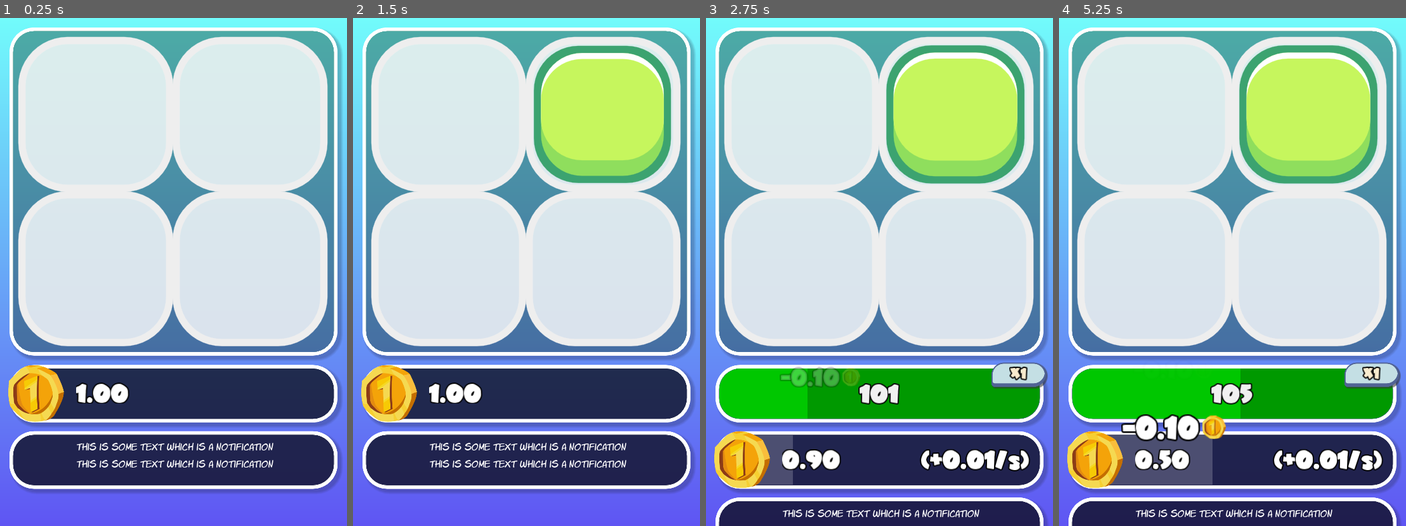
Above: before the commit, frames 1-4 (left to right).
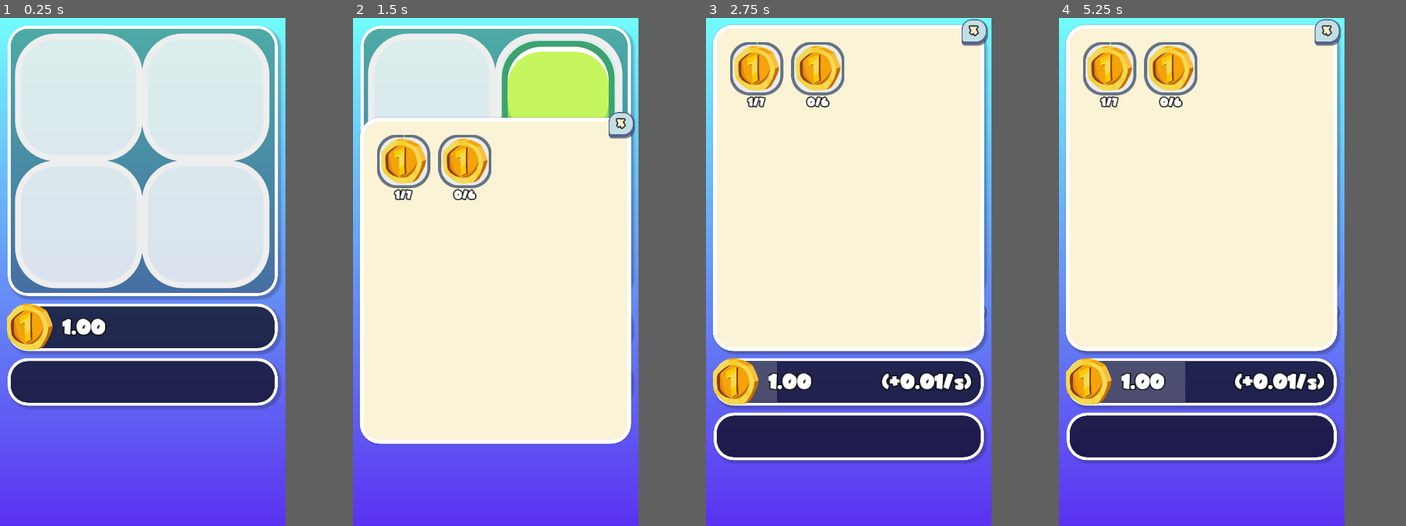
Above: after the commit, the same moments.

Repository: TimothyAlexisVass/a-game
Game: Godot game, scene res://scenes/main.tscn
The game is run twice, just before and just after one commit, with the same random seed, the same clock (stepped at 60 frames per second) and the same inputs.
Inputs (mouse positions are in pixels of both pictures, inside the frame that each line leads up to):
- Up to frame 1 (0.25 s): no input
- Up to frame 2 (1.5 s): tap Enter at 0.5 s; move the mouse to (602, 246) at 0.52 s; hold Right (ui_right) 0.53-1.25 s; click (602, 246) at 0.67 s; click (665, 500) at 1.27 s
- Up to frame 3 (2.75 s): click "100" at 2 s
- Up to frame 4 (5.25 s): click "101" (after the commit: "100") at 2.75 s; click "102" (after the commit: "100") at 3.5 s; click "103" (after the commit: "100") at 4.25 s; click "104" (after the commit: "100") at 5 s
In our replay, the window is 547x800 before the commit and 450x800 after it. These sizes can differ from the game's own. Grey fills any space a smaller window leaves; there, only what the larger window draws over its background counts as a difference.

The runs differ from the first frame. In frame 1, 54% of the frame differs, in the area x 0-100%, y 0-100%; in frame 2, 78%; in frame 3, 85%; in frame 4, 86%.

Commit message:
Completed notifications function.

Diff:
--- a/project.godot
+++ b/project.godot
@@ -26,12 +26,12 @@
 [display]
 
 window/size/width=576
-window/size/height=843
+window/size/height=1024
 window/size/test_width=576
-window/size/test_height=843
+window/size/test_height=1024
 window/handheld/orientation="portrait"
 window/stretch/mode="2d"
-window/stretch/aspect="keep_height"
+window/stretch/aspect="keep"
 window/handheld/emulate_touchscreen=true
 
 [input]
--- a/scenes/main.tscn
+++ b/scenes/main.tscn
@@ -11,7 +11,6 @@
 [ext_resource path="res://scripts/scroll_container.gd" type="Script" id=9]
 [ext_resource path="res://assets/recycle.svg" type="Texture" id=10]
 [ext_resource path="res://assets/main_theme.theme" type="Theme" id=11]
-[ext_resource path="res://scenes/notification.tscn" type="PackedScene" id=12]
 [ext_resource path="res://scripts/upgrades.gd" type="Script" id=13]
 [ext_resource path="res://scripts/achievements.gd" type="Script" id=15]
 [ext_resource path="res://assets/achievements.svg" type="Texture" id=16]
@@ -409,7 +408,7 @@
 "_edit_use_anchors_": false
 }
 
-[node name="ScrollContainer2" type="ScrollContainer" parent="Info/NotificationsInfo"]
+[node name="ScrollContainer" type="ScrollContainer" parent="Info/NotificationsInfo"]
 anchor_right = 1.0
 anchor_bottom = 1.0
 margin_bottom = -1.99999
@@ -422,7 +421,7 @@
 "_edit_use_anchors_": false
 }
 
-[node name="MarginContainer" type="MarginContainer" parent="Info/NotificationsInfo/ScrollContainer2"]
+[node name="MarginContainer" type="MarginContainer" parent="Info/NotificationsInfo/ScrollContainer"]
 margin_right = 544.0
 margin_bottom = 95.0
 rect_min_size = Vector2( 544, 95 )
@@ -434,24 +433,18 @@
 "_edit_use_anchors_": false
 }
 
-[node name="VBoxContainer" type="VBoxContainer" parent="Info/NotificationsInfo/ScrollContainer2/MarginContainer"]
+[node name="VBoxContainer" type="VBoxContainer" parent="Info/NotificationsInfo/ScrollContainer/MarginContainer"]
 margin_left = 32.0
 margin_top = 16.0
 margin_right = 512.0
 margin_bottom = 79.0
 custom_constants/separation = 8
 
-[node name="Notification" parent="Info/NotificationsInfo/ScrollContainer2/MarginContainer/VBoxContainer" instance=ExtResource( 12 )]
-
-[node name="Notification2" parent="Info/NotificationsInfo/ScrollContainer2/MarginContainer/VBoxContainer" instance=ExtResource( 12 )]
-margin_top = 28.0
-margin_bottom = 48.0
-
 [node name="Border" type="Panel" parent="Info/NotificationsInfo"]
 anchor_right = 1.0
 anchor_bottom = 1.0
 mouse_filter = 2
-custom_styles/panel = SubResource( 24 )
+custom_styles/panel = SubResource( 12 )
 __meta__ = {
 "_edit_lock_": true,
 "_edit_use_anchors_": false
--- a/scripts/achievements.gd
+++ b/scripts/achievements.gd
@@ -130,7 +130,7 @@
 			if Main.coins >= achievement.requirement[achievement.level]:
 				Main.base_income *= achievement.reward[achievement.level]
 				achieved = true
-		"total_coins-ever":
+		"total_coins_ever":
 			if Main.total_coins_ever >= achievement.requirement[achievement.level]:
 				Main.income_multiplier *= achievement.reward[achievement.level]
 				achieved = true
--- a/scripts/main.gd
+++ b/scripts/main.gd
@@ -17,6 +17,11 @@
 var all_tiles = []
 var tile_background = preload("res://scenes/tile_background.tscn")
 var all_tile_backgrounds = null
+
+var notification = preload("res://scenes/notification.tscn")
+var display_notification_object
+var profit_indicator = preload("res://scenes/profit_indicator.tscn")
+var display_profit_object
 
 var income_timer = 12
 var move_timer = 10
@@ -33,18 +38,16 @@
 var income_multiplier = 1
 var full_board_multiplier = 1
 
-onready var tween = get_node("/root/main/Tween")
-onready var tile_board = get_node("/root/main/BoardBackground/TileBoard")
-onready var upgrades_panel = get_node("/root/main/Upgrades")
-onready var upgrades_button = get_node("/root/main/UpgradesButton")
+onready var achievements_button = get_node("/root/main/AchievementsButton")
 onready var achievements_panel = get_node("/root/main/Achievements")
-onready var achievements_button = get_node("/root/main/AchievementsButton")
-onready var move_timer_bar = get_node("/root/main/Info/MoveInfo/MoveTimerBar")
 onready var income_timer_bar = get_node("/root/main/Info/CoinsInfo/IncomeTimerBar")
 onready var move_info = get_node("/root/main/Info/MoveInfo")
-
-var profit_indicator = preload("res://scenes/profit_indicator.tscn")
-var show_profit
+onready var move_timer_bar = get_node("/root/main/Info/MoveInfo/MoveTimerBar")
+onready var notification_list = get_node("/root/main/Info/NotificationsInfo/ScrollContainer/MarginContainer/VBoxContainer")
+onready var tile_board = get_node("/root/main/BoardBackground/TileBoard")
+onready var tween = get_node("/root/main/Tween")
+onready var upgrades_button = get_node("/root/main/UpgradesButton")
+onready var upgrades_panel = get_node("/root/main/Upgrades")
 
 func _ready():
 	for button in get_tree().get_nodes_in_group("user_interface_button"):
@@ -87,12 +90,12 @@
 		Main.all_tile_backgrounds = []
 		for column in Main.board_size:
 			for row in Main.board_size:
-				var tile_bg = tile_background.instance()
-				tile_bg.get_node("Panel").rect_scale = Vector2(Main.tile_scale, Main.tile_scale)
-				tile_bg.get_node("Panel").rect_position = Vector2(-Main.tile_offset/2, -Main.tile_offset/2)
-				get_node("/root/main/BoardBackground/TileBackgrounds").add_child(tile_bg)
-				tile_bg.position = Main.board_to_pixel(Vector2(column, row))
-				Main.all_tile_backgrounds.append(tile_bg)
+				var tile_background_object = tile_background.instance()
+				tile_background_object.get_node("Panel").rect_scale = Vector2(Main.tile_scale, Main.tile_scale)
+				tile_background_object.get_node("Panel").rect_position = Vector2(-Main.tile_offset/2, -Main.tile_offset/2)
+				get_node("/root/main/BoardBackground/TileBackgrounds").add_child(tile_background_object)
+				tile_background_object.position = Main.set_tile_position(Vector2(column, row))
+				Main.all_tile_backgrounds.append(tile_background_object)
 
 func resize_tile_board():
 	for tile_background in Main.all_tile_backgrounds:
@@ -109,17 +112,22 @@
 			if Main.all_tiles[column][row] != null:
 				tile_board.add_tile(Main.all_tiles[column][row].order, column, row)
 
-func board_to_pixel(board_position):
+func set_tile_position(board_position):
 	return (Vector2(board_position.x * Main.tile_offset + Main.tile_position,
 					board_position.y * Main.tile_offset + Main.tile_position))
+
+func display_notification(notification_text):
+	display_notification_object = notification.instance()
+	display_notification_object.text = notification_text
+	notification_list.add_child(display_notification_object)
 
 func change_total(amount, position):
 	Main.coins += amount
 	if amount > 0:
 		Main.total_coins_ever += amount
 
-	show_profit = profit_indicator.instance()
-	show_profit.position = position
+	display_profit_object = profit_indicator.instance()
+	display_profit_object.position = position
 	if amount < 1 and amount > -1:
 		amount = str("%.2f" % (amount))
 	elif amount < 10 and amount > -10:
@@ -127,9 +135,9 @@
 	else:
 		amount = str(int(amount))
 
-	show_profit.value = amount
-	show_profit.z_index = 999
-	add_child(show_profit)
+	display_profit_object.value = amount
+	display_profit_object.z_index = 999
+	add_child(display_profit_object)
 	set_total()
 
 func set_total():
--- a/scripts/tile_board.gd
+++ b/scripts/tile_board.gd
@@ -53,7 +53,7 @@
 	# When tiles are combined,
 	# the previous ones are cleared.
 	ctile.queue_free()
-	ctile2.move(Main.board_to_pixel(Vector2(column, row)))
+	ctile2.move(Main.set_tile_position(Vector2(column, row)))
 	ctile2.clear_tile()
 
 	# and a new tile is created and added to Main.all_tiles[column][row]
@@ -65,7 +65,7 @@
 	movement = true
 
 func move_tile(new_column, new_row, column, row, mtile):
-	mtile.move(Main.board_to_pixel(Vector2(new_column, new_row)))
+	mtile.move(Main.set_tile_position(Vector2(new_column, new_row)))
 	Main.all_tiles[new_column][new_row] = mtile
 	Main.all_tiles[column][row] = null
 	movement = true
@@ -273,7 +273,7 @@
 		Main.all_tiles[column][row].queue_free()
 	# Instance a new tile, set it's position, order,
 	tile = Main.tile_template.instance()
-	tile.position = Main.board_to_pixel(Vector2(column, row))
+	tile.position = Main.set_tile_position(Vector2(column, row))
 	tile.order = order
 	# add it to the board
 	add_child(tile)
Not shown: 20 places in scenes/main.tscn that only renumber resources
